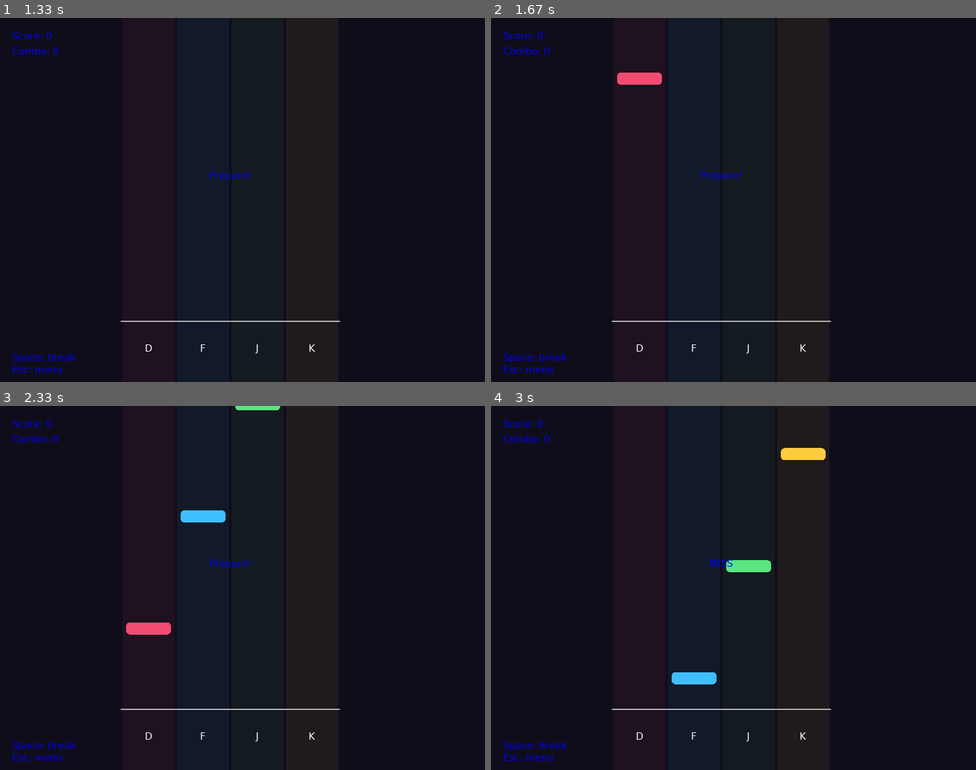
Above: before the commit, frames 1-4 (two rows, left to right).
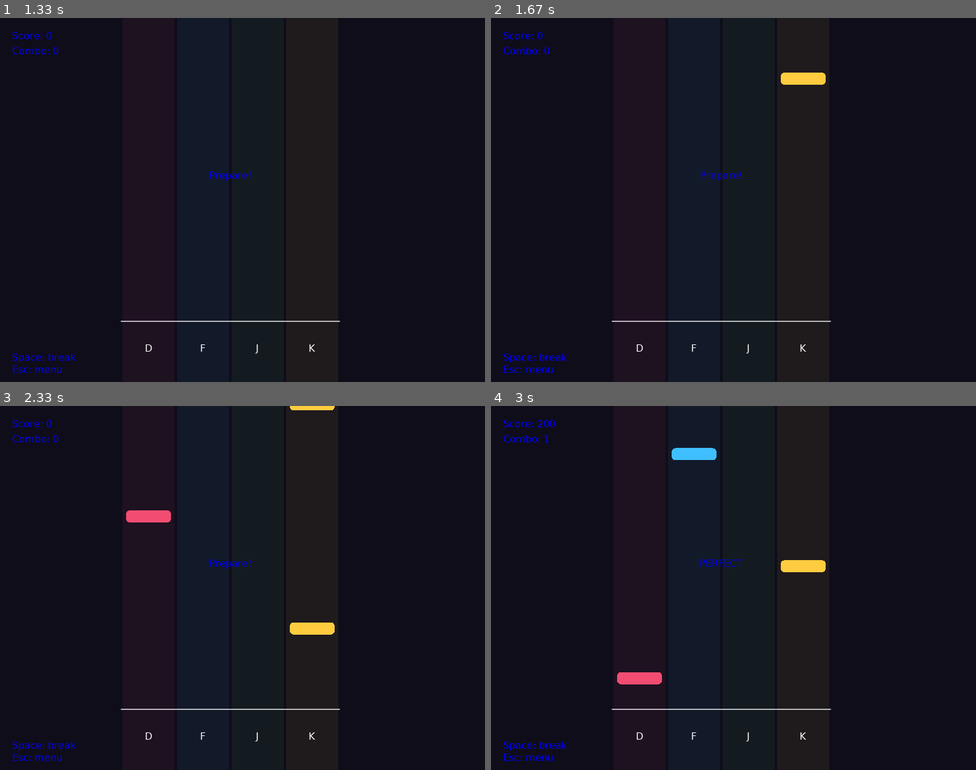
Above: after the commit, the same moments.

Repository: Developer-Vini/BitBOX
Game: LÖVE game, started from main.lua
Two runs of this game, one before a commit and one after it. Both use one fixed random seed, a clock stepped at 60 frames per second and the inputs below.
Inputs:
- Up to frame 1 (1.33 s): tap Enter at 0.33 s; tap Space at 0.67, 1 s
- Up to frame 2 (1.67 s): tap D at 1.33 s
- Up to frame 3 (2.33 s): no input
- Up to frame 4 (3 s): tap K at 2.67 s

Frame 1 is identical in both runs. In frame 2, 0.6% of the frame differs, in the area x 26-69%, y 15-19%; in frame 3, 1.4%; in frame 4, 1.9%, in the area x 9-69%, y 3-77%.

Commit message:
feat: added readme and configuration to generate the game executable

Diff:
--- a/chart.lua
+++ b/chart.lua
@@ -1,7 +1,7 @@
 local chart = {
     bpm = 130,
     ofsset = 0,
-    duration = 150,
+    duration = 5,
 }
 
 local pattern = {
@@ -12,7 +12,7 @@
     {14, 2 }, {14, 4 },
     {16, 1 }, {16.5,1}, { 17, 2}, {18, 4 }, {18.5,4}, {19, 4},
     {20, 1 }, {21, 3 }, { 22, 2}, {23, 4 },
-    {20, 1 }, {24, 4 },
+    {24, 1 }, {24, 4 },
 }
 
 function chart.createNotes()
@@ -40,7 +40,7 @@
                     end
                 end
                 lastLane = lane
-                table.insert(notes, {time = time , lane = item[2], done = false})
+                table.insert(notes, {time = time , lane = lane, done = false})
             end
         end
     end
--- a/main.lua
+++ b/main.lua
@@ -61,7 +61,7 @@
         game.draw()
     elseif state == "results" then
         centerText("Finished", 80, fonts.big)
-        centerText("Score:" .. game.score, 200, 220)
+        centerText("Score:" .. game.score, 200, fonts.normal)
         centerText("Perfect: " .. game.counts.perfect, 300, fonts.normal)
         centerText("Combo: " .. game.maxCombo, 240, fonts.normal)
         centerText("Good: " ..game.counts.good, 330, fonts.normal)
Not shown, added: build/license.txt
Binary file added: images/image-1.png
Binary file added: images/image-2.png
Binary file added: images/image.png
Not shown, added: BitBox.love
